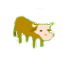
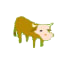
Two versions of the same layered image (68x67). Layer-by-layer changes:
renamed "圖層 2" to "圖層 0", painted on it, masked it over (x1=12, y1=8, x2=56, y2=50)
